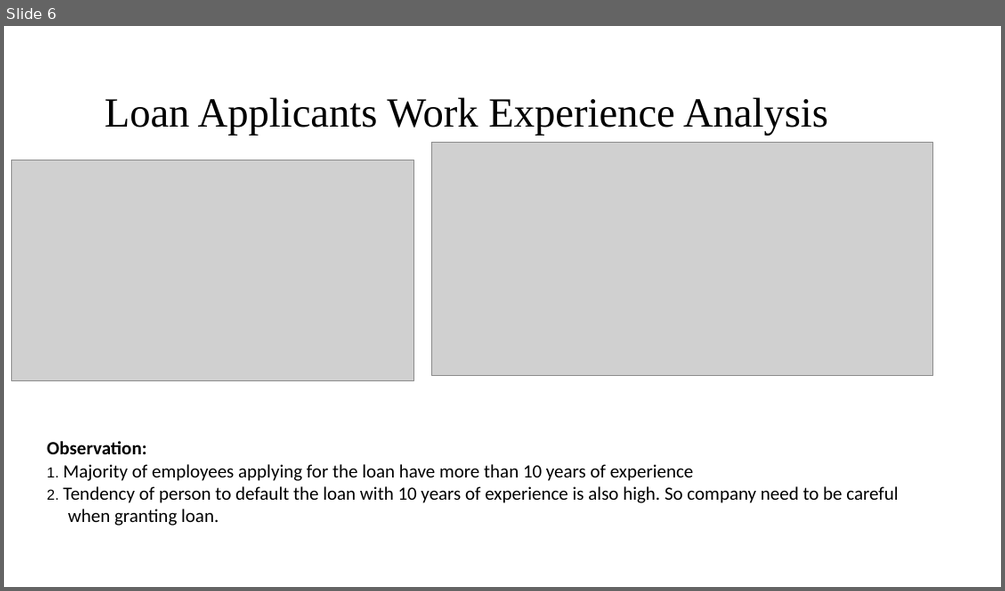
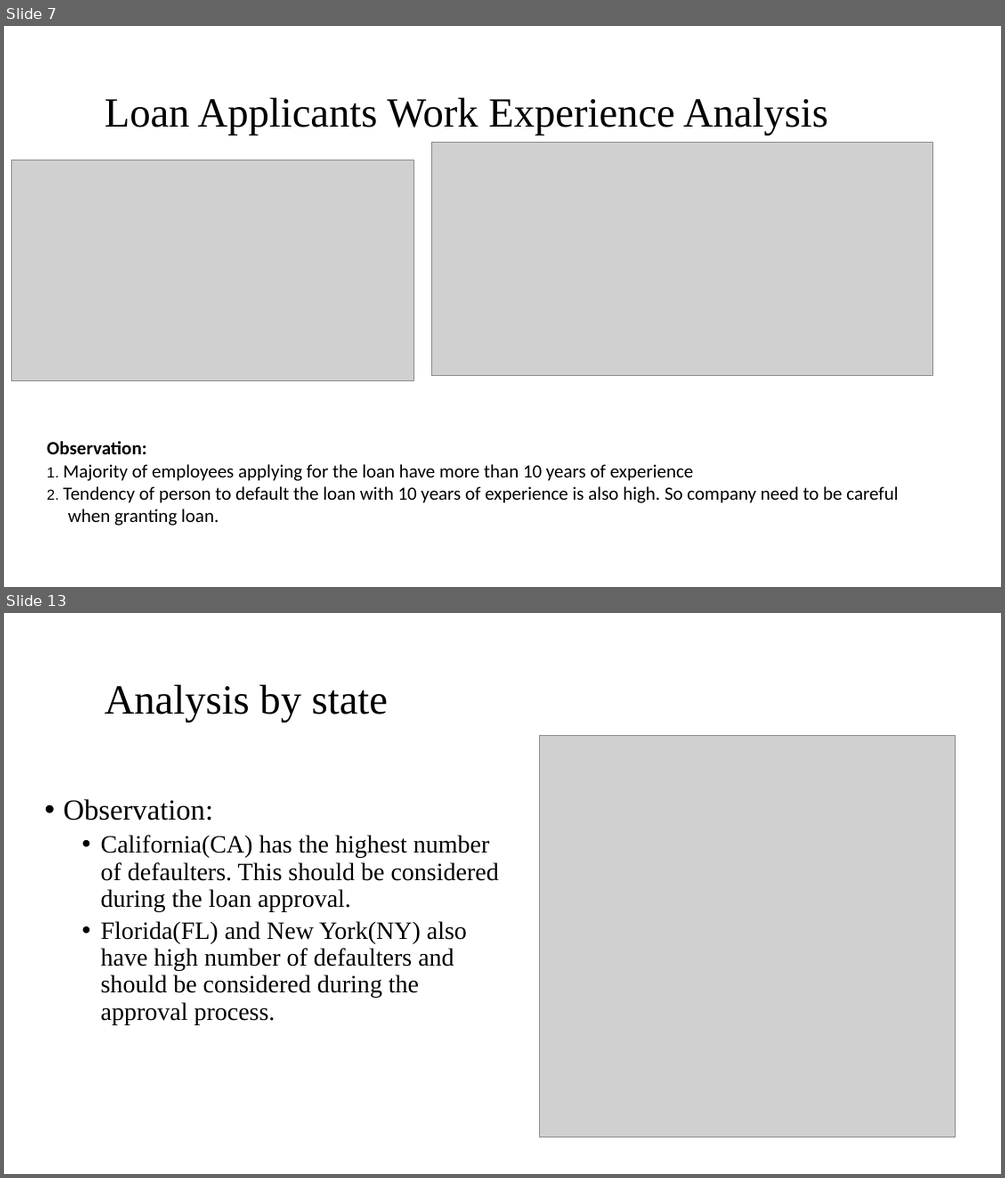
Before and after one commit to ArjunAshokKumar/Lending-Club-Case-Study, a slide deck: Niraj Kumar.pptx. Shown one above the other, each under a label of ours: slide 6 before the commit, slides 7 and 13 after it; the slides between them are not shown. The pictures are 1005x591 and 1005x1178 pixels, drawn with LibreOffice and Linux fonts; fonts in the diff are those of the drawing; grey boxes stand for pictures; background and template pictures are left out. Boxes give left, top, right and bottom in pixels: in the first picture for what was removed or moved away, otherwise in the second. Text is boxed around its words. In the diff, an @@ line names an element or a change of style, - is before the commit and + after.

Commit message:
Income analysis and  PPT

```diff
--- a/Niraj Kumar.pptx
+++ b/Niraj Kumar.pptx
@@ slide 13 added at (4,613,1001,1174), background #FFFFFF @@
@@ title added at (105,684,388,722), 40 pt, text #000000 @@
+Analysis by state
@@ picture added at (540,736,956,1137) @@
@@ text added at (64,799,499,1024), 24 pt, text #000000 @@
+• Observation:
+  • California(CA) has the highest number of defaulters. This should be considered during the loan approval.
+  • Florida(FL) and New York(NY) also have high number of defaulters and should be considered during the approval process.
@@ what was slide 6 is now slide 7 @@
```
Also in this commit, not shown: 7 other slides added, 5 slides removed, 1 other file.
